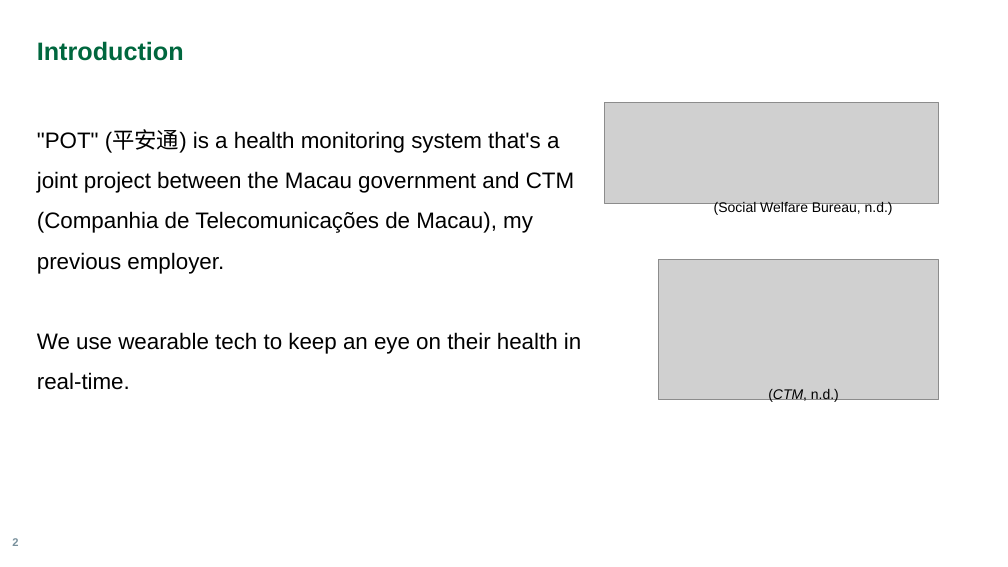
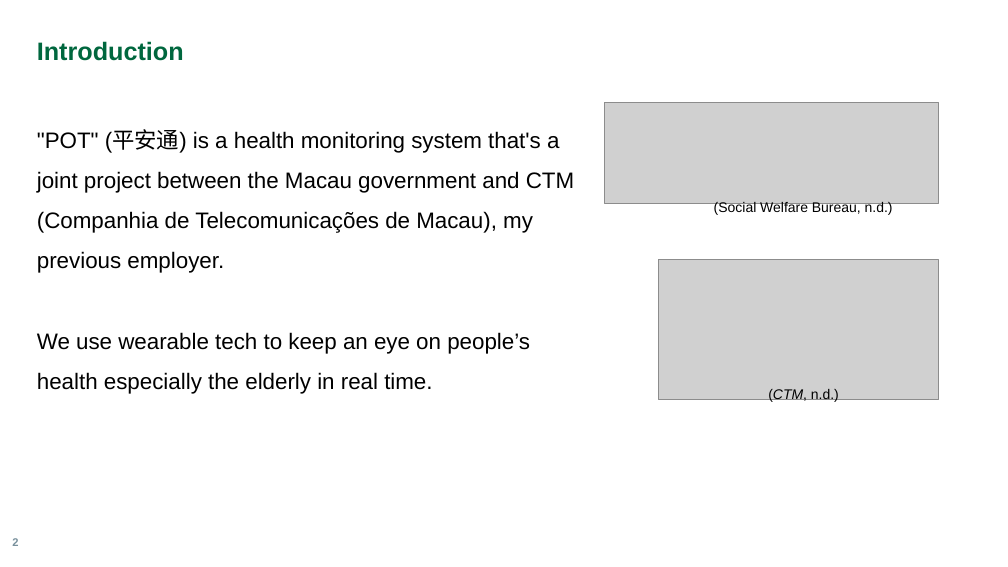
Before and after one commit to lian0138/CST8916_Assignment_1, a slide deck: slide 2 of Presentation.pptx. Drawn at 1008x567 pixels with LibreOffice and Linux fonts; fonts in the diff are those of the drawing; grey boxes stand for pictures; background and template pictures are left out. Boxes give left, top, right and bottom in pixels: in the first picture for what was removed or moved away, otherwise in the second. Text is boxed around its words. In the diff, an @@ line names an element or a change of style, - is before the commit and + after.

```diff
--- a/Presentation.pptx
+++ b/Presentation.pptx
@@ text at bbox=[37, 332, 530, 394]: text changed @@
-We use wearable tech to keep an eye on their health in real-time.
+We use wearable tech to keep an eye on people’s health especially the elderly in real time.
```
Also in this commit, not shown: 2 other slides changed.
